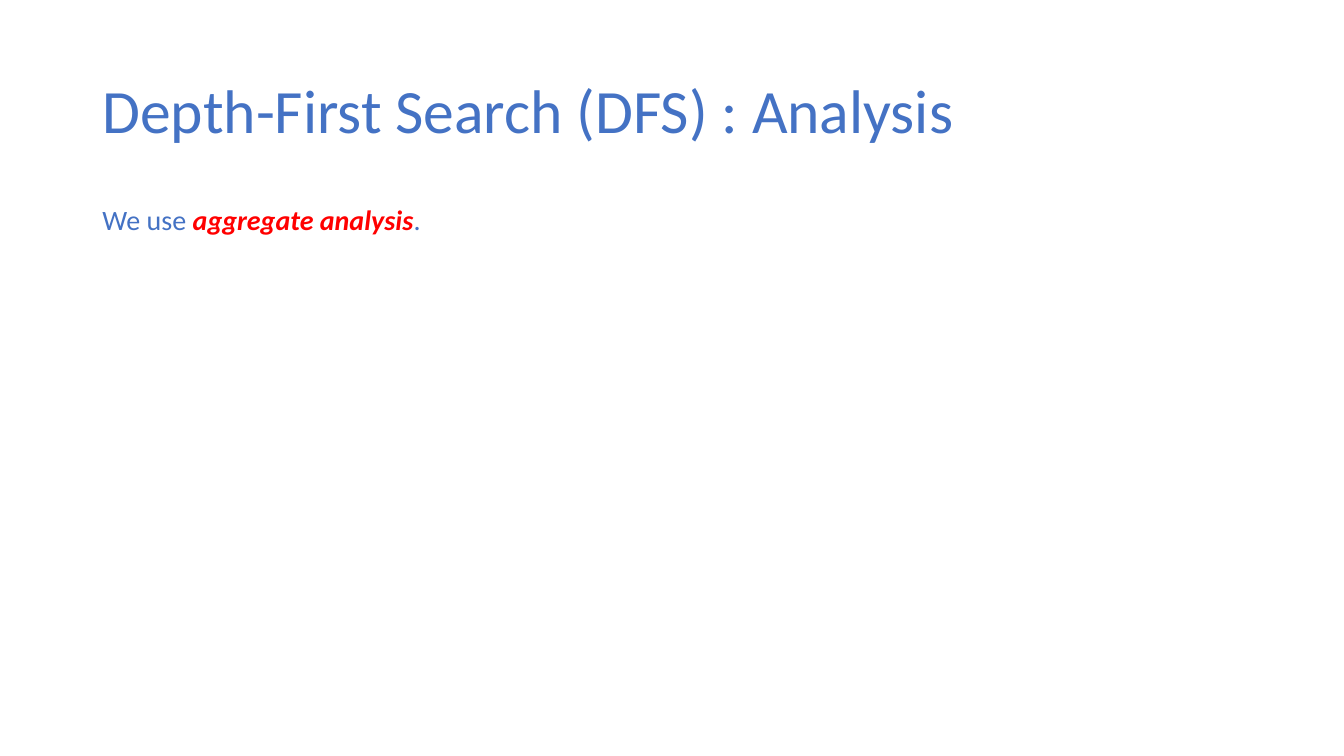
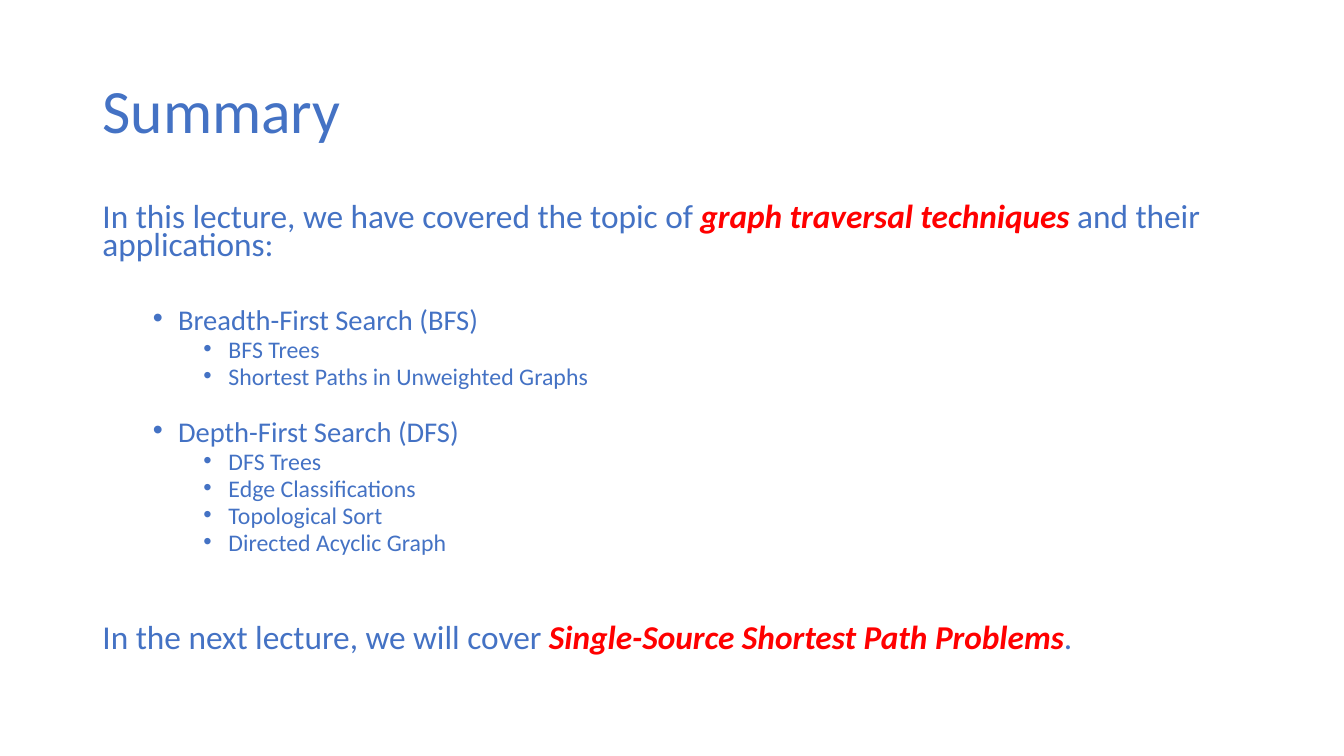
Before and after one commit to ekkapotc/EA, a slide deck: slide 47 of Lectures/Lecture 9.pptx (slide 35 before the commit). Drawn at 1344x756 pixels with LibreOffice and Linux fonts; fonts in the diff are those of the drawing. Boxes give left, top, right and bottom in pixels: in the first picture for what was removed or moved away, otherwise in the second. Text is boxed around its words. In the diff, an @@ line names an element or a change of style, - is before the commit and + after.

```diff
--- a/Lectures/Lecture 9.pptx
+++ b/Lectures/Lecture 9.pptx
@@ title at <box>102,93,340,143</box>: text changed @@
-Depth-First Search (DFS) : Analysis
+Summary
@@ text at <box>102,204,1200,655</box>: text changed; size 20 to 23.8 pt; text colour #FF0000 to #4472C4; bold off; italic off @@
-We use aggregate analysis.
+In this lecture, we have covered the topic of graph traversal techniques and their applications:
+  • Breadth-First Search (BFS)
+    • BFS Trees
+    • Shortest Paths in Unweighted Graphs
+  • Depth-First Search (DFS)
+    • DFS Trees
+    • Edge Classifications
+    • Topological Sort
+    • Directed Acyclic Graph
+In the next lecture, we will cover Single-Source Shortest Path Problems.
```
Also in this commit, not shown: 2 other slides changed, 1 other file.
